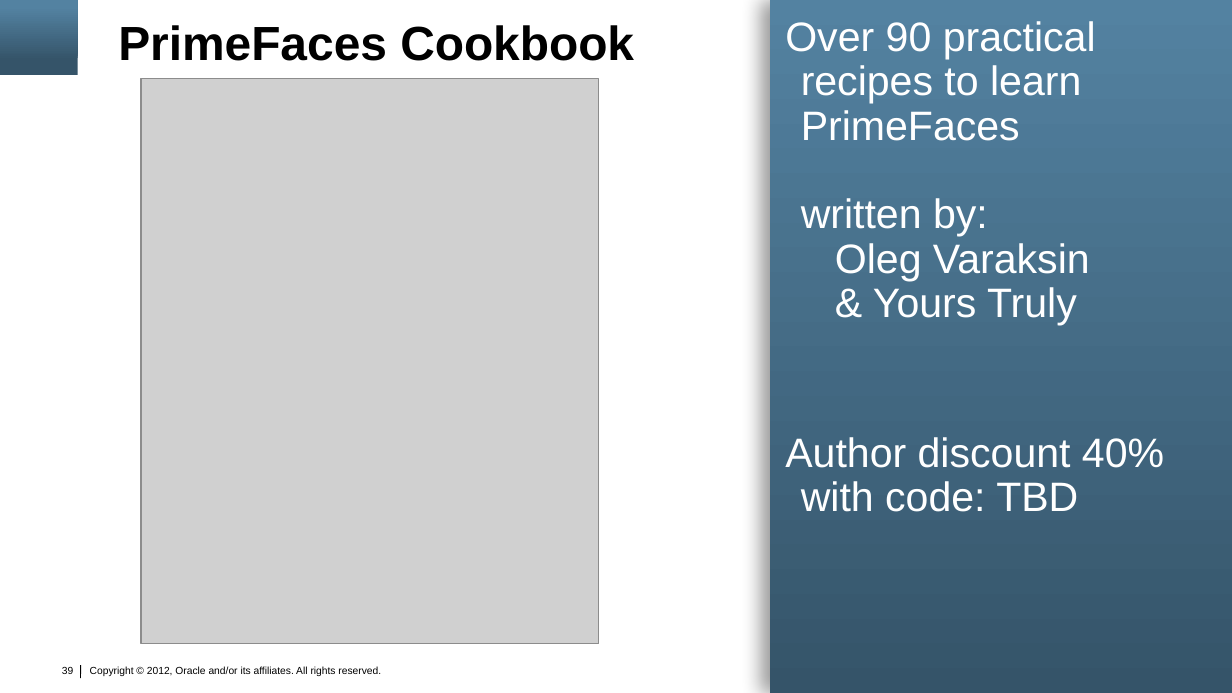
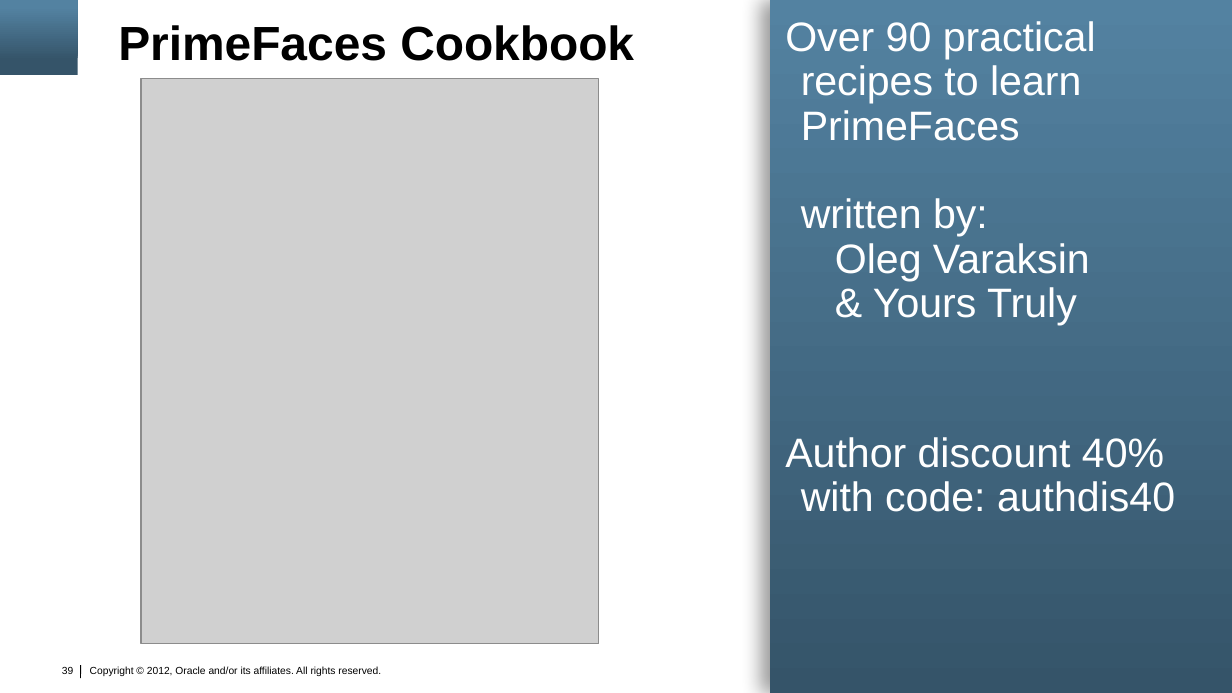
Before and after one commit to marfous/j1demo-pf, a slide deck: slide 39 of con3638.pptx. Drawn at 1232x693 pixels with LibreOffice and Linux fonts; fonts in the diff are those of the drawing; grey boxes stand for pictures; background and template pictures are left out. Boxes give left, top, right and bottom in pixels: in the first picture for what was removed or moved away, otherwise in the second. Text is boxed around its words. In the diff, an @@ line names an element or a change of style, - is before the commit and + after.

Commit message:
more on slides

```diff
--- a/con3638.pptx
+++ b/con3638.pptx
@@ text at [785, 437, 1175, 512]: text changed @@
-Author discount 40% with code: TBD
+Author discount 40% with code: authdis40
```
